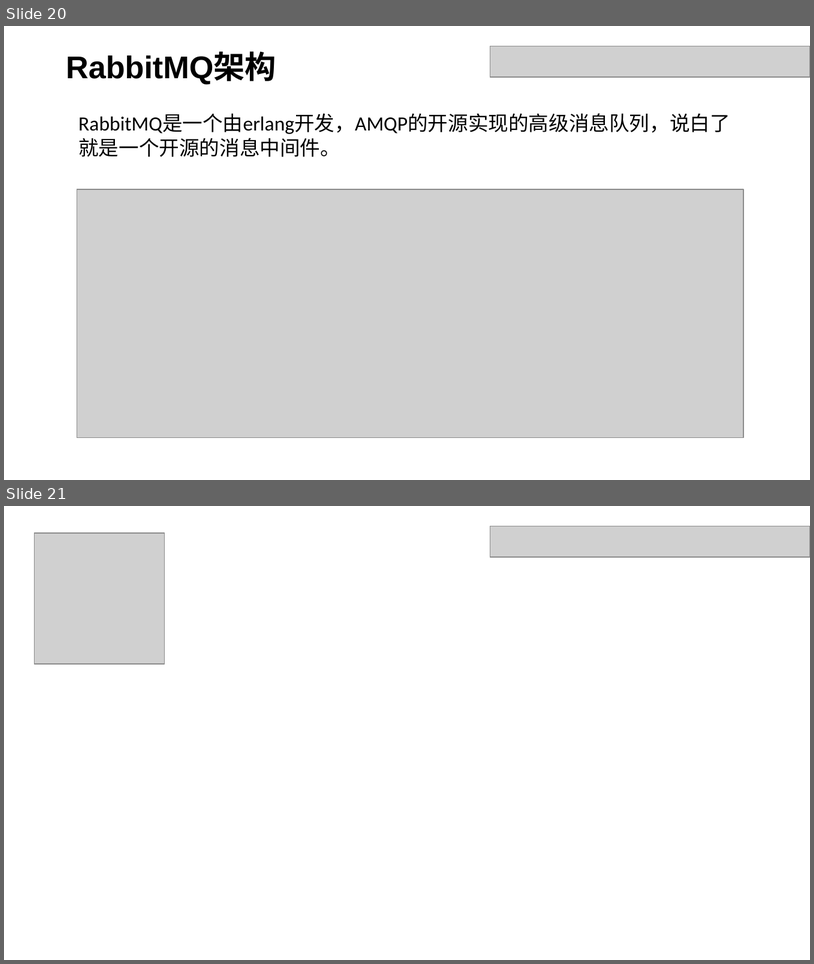
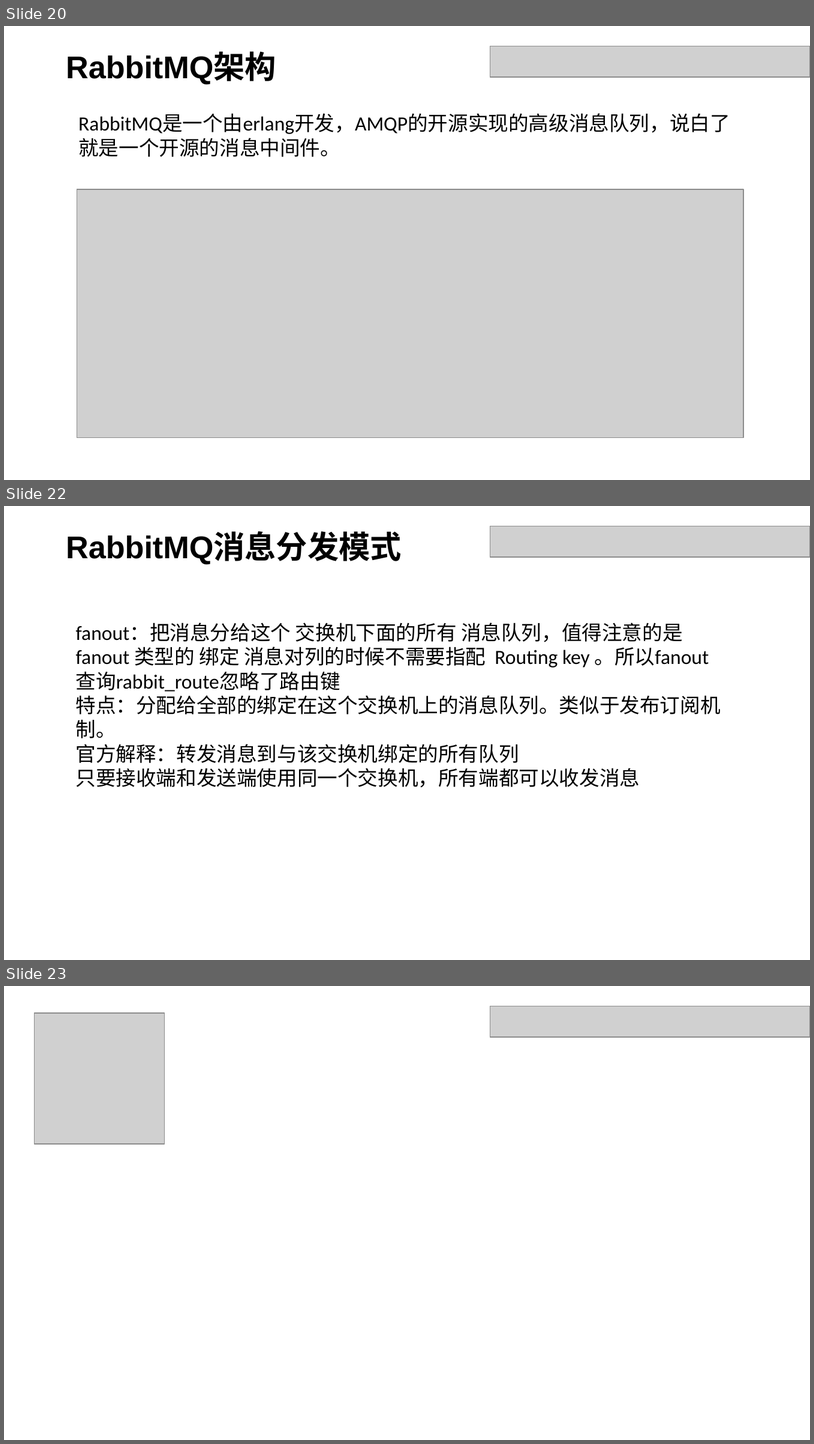
Before and after one commit to dxh122685692/doc, a slide deck: 分享.pptx. Shown one above the other, each under a label of ours: slides 20 and 21 before the commit, slides 20, 22 and 23 after it; the slides between them are not shown. The pictures are 814x964 and 814x1444 pixels, drawn with LibreOffice and Linux fonts; fonts in the diff are those of the drawing; grey boxes stand for pictures. Boxes give left, top, right and bottom in pixels: in the first picture for what was removed or moved away, otherwise in the second. Text is boxed around its words. In the diff, an @@ line names an element or a change of style, - is before the commit and + after.

```diff
--- a/分享.pptx
+++ b/分享.pptx
@@ slide 22 added at [4, 506, 810, 960], background #FFFFFF @@
@@ text added at [66, 533, 402, 564], 28 pt, text #000000, bold @@
+RabbitMQ消息分发模式
@@ picture added at [490, 526, 810, 557] @@
@@ text added at [76, 622, 721, 787], 18 pt, text #000000 @@
+fanout：把消息分给这个 交换机下面的所有 消息队列，值得注意的是 fanout 类型的 绑定 消息对列的时候不需要指配 Routing key 。所以fanout查询rabbit_route忽略了路由键
+特点：分配给全部的绑定在这个交换机上的消息队列。类似于发布订阅机制。
+官方解释：转发消息到与该交换机绑定的所有队列
+只要接收端和发送端使用同一个交换机，所有端都可以收发消息
@@ what was slide 21 is now slide 23 @@
```
Also in this commit, not shown: 1 other slide added.
